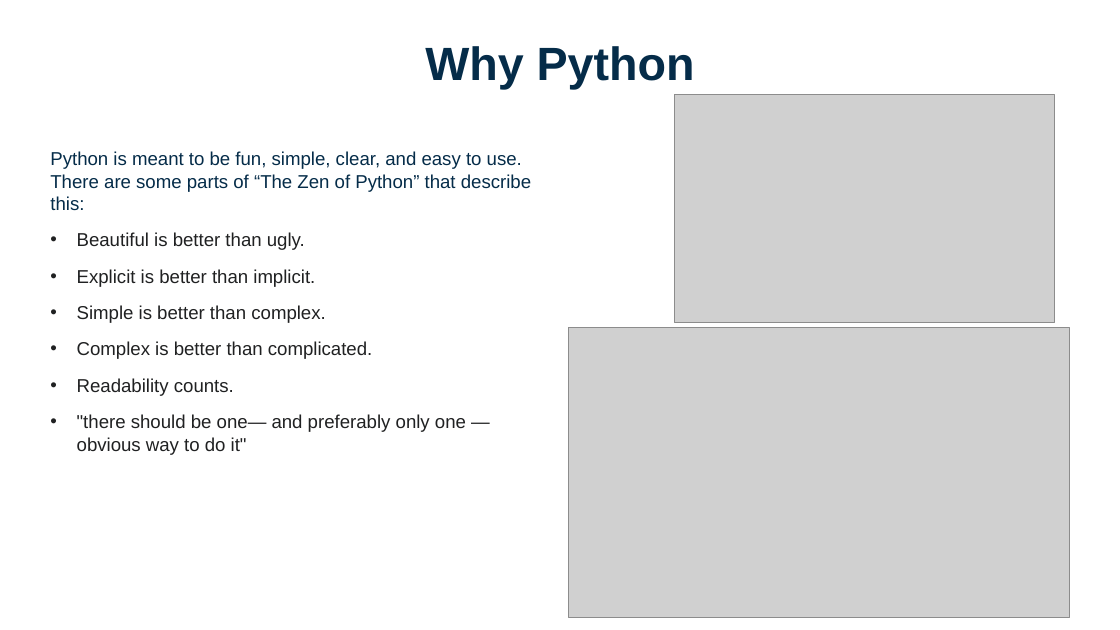
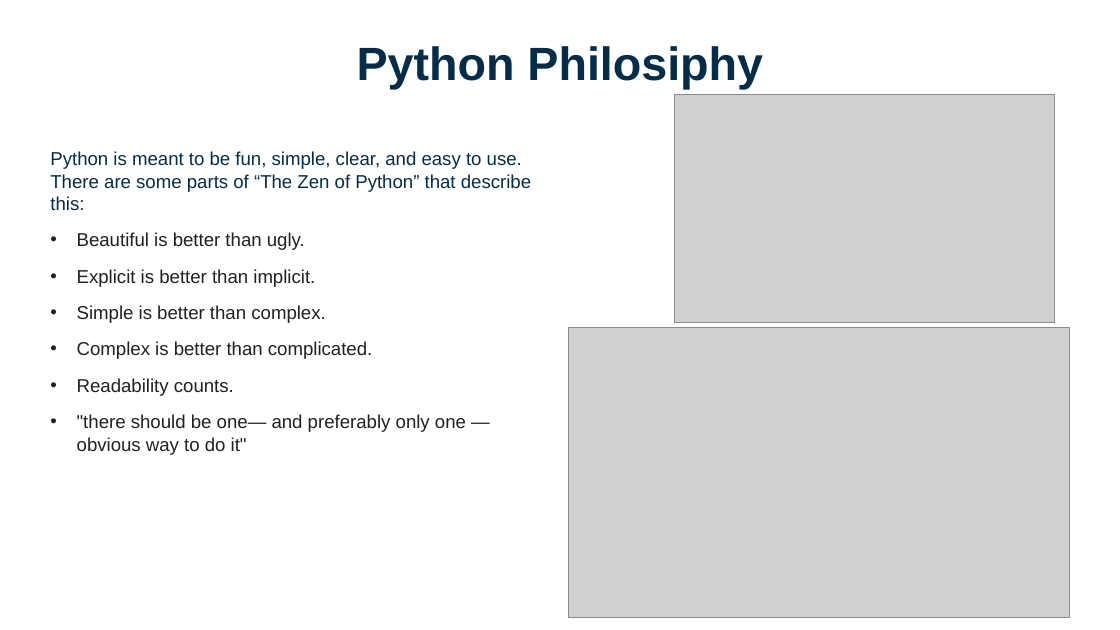
Before and after one commit to Regis-University-Data-Science/Python_bootcamp, a slide deck: slide 4 of Python.pptx (slide 3 before the commit). Drawn at 1120x630 pixels with LibreOffice and Linux fonts; fonts in the diff are those of the drawing; grey boxes stand for pictures; background and template pictures are left out. Boxes give left, top, right and bottom in pixels: in the first picture for what was removed or moved away, otherwise in the second. Text is boxed around its words. In the diff, an @@ line names an element or a change of style, - is before the commit and + after.

```diff
--- a/Python.pptx
+++ b/Python.pptx
@@ title at bbox=[357, 46, 763, 89]: text changed @@
-Why Python
+Python Philosiphy
```
Also in this commit, not shown: 2 other slides changed, 1 slide added, 2 other files.
